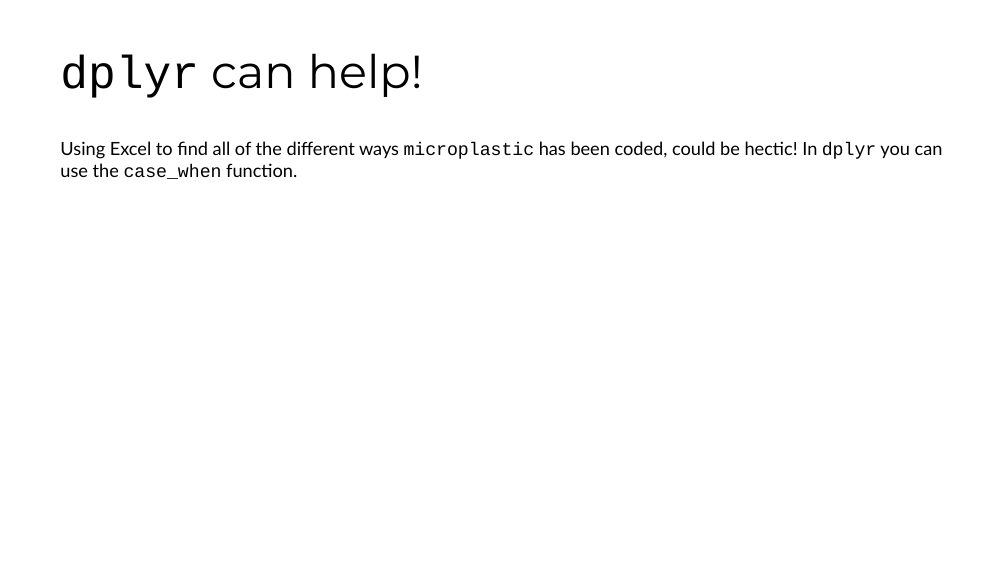
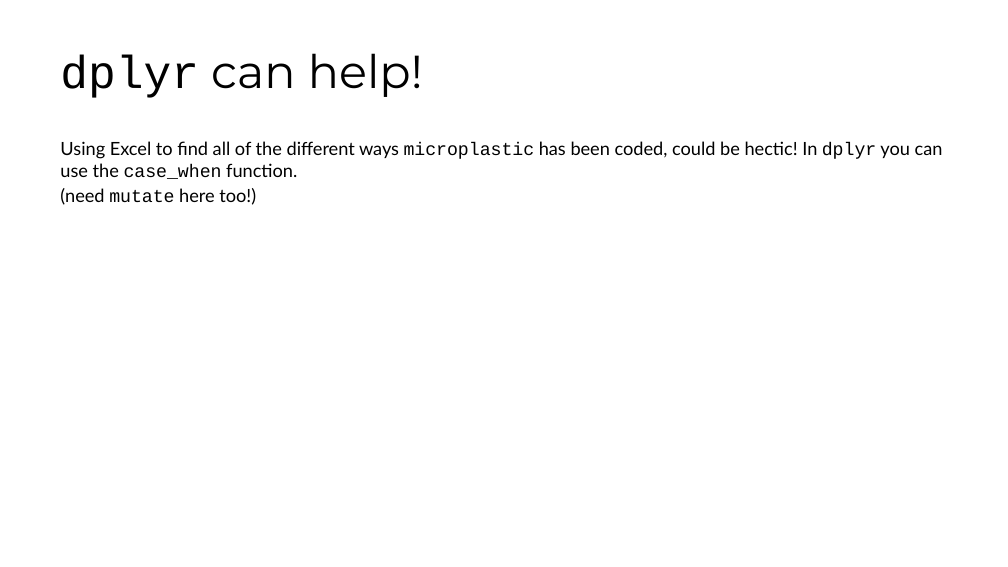
Before and after one commit to fhdsl/DaSEH, a slide deck: slide 45 of modules/Data_Cleaning/Data_Cleaning.pptx. Drawn at 1008x567 pixels with LibreOffice and Linux fonts; fonts in the diff are those of the drawing. Boxes give left, top, right and bottom in pixels: in the first picture for what was removed or moved away, otherwise in the second. Text is boxed around its words. In the diff, an @@ line names an element or a change of style, - is before the commit and + after.

```diff
--- a/modules/Data_Cleaning/Data_Cleaning.pptx
+++ b/modules/Data_Cleaning/Data_Cleaning.pptx
@@ text at box(60, 188, 256, 205): paragraph added @@
+(need mutate here too!)
```
Also in this commit, not shown: 3 other slides changed, 1 slide removed, 3 other files.
